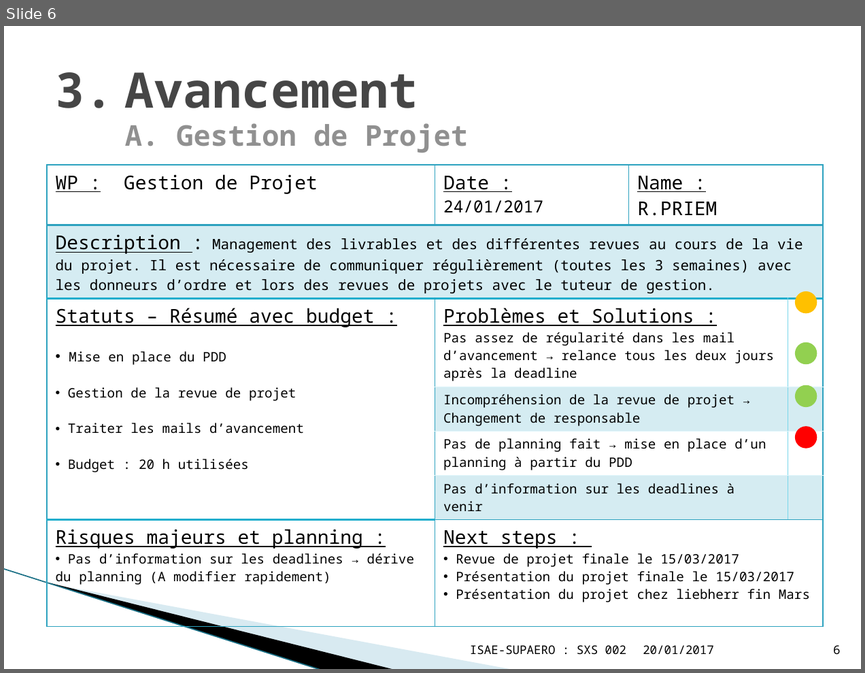
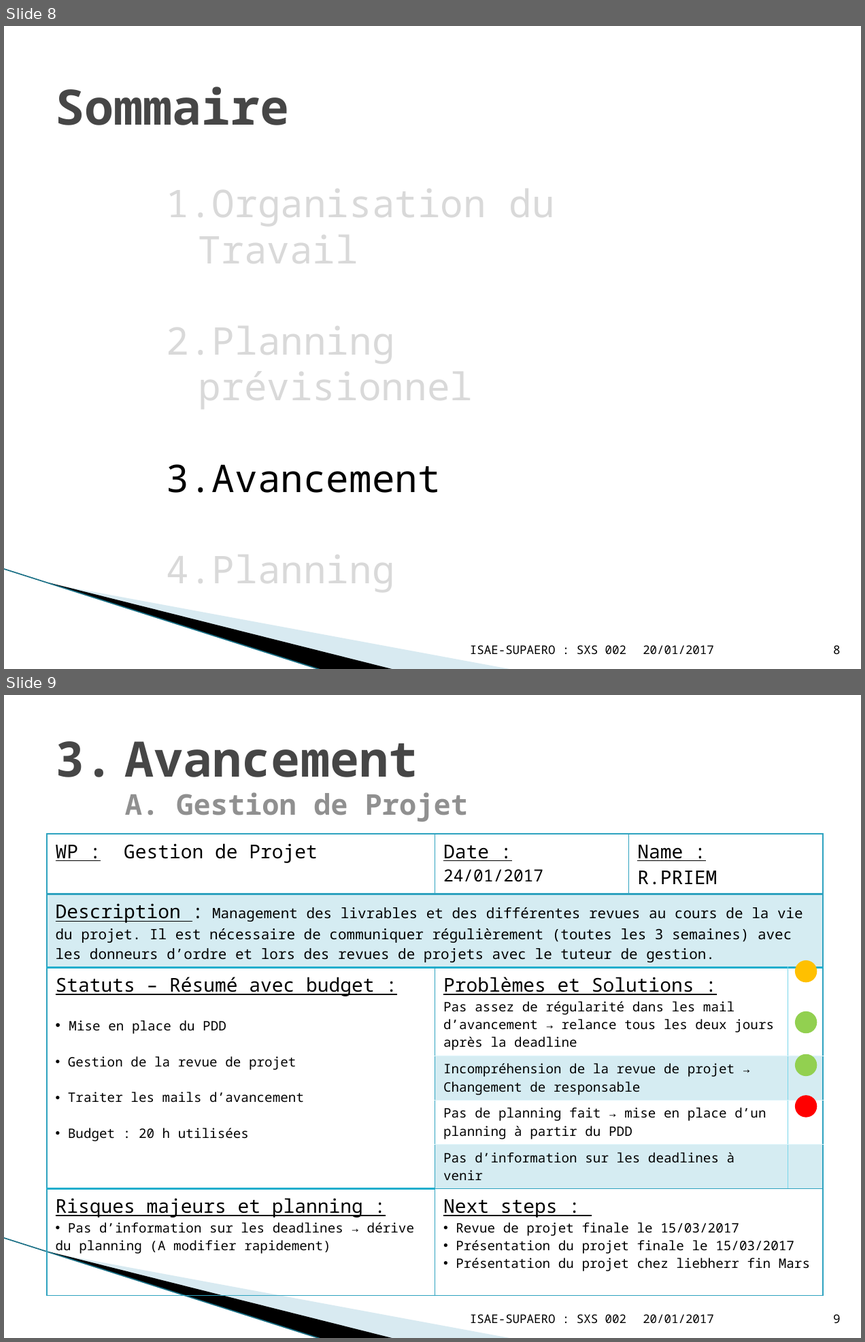
Before and after one commit to YuanxiangFranck/PIE_ISAE_Essais_Vol, a slide deck: gestion_projet/Project_Review03022017.pptx. Shown one above the other, each under a label of ours: slide 6 before the commit, slides 8 and 9 after it. The pictures are 865x673 and 865x1342 pixels, drawn with LibreOffice and Linux fonts; fonts in the diff are those of the drawing; background and template pictures are left out. Boxes give left, top, right and bottom in pixels: in the first picture for what was removed or moved away, otherwise in the second. Text is boxed around its words. In the diff, an @@ line names an element or a change of style, - is before the commit and + after.

Commit message:
MAJ PPT review + MAJ planning

```diff
--- a/gestion_projet/Project_Review03022017.pptx
+++ b/gestion_projet/Project_Review03022017.pptx
@@ slide 8 added at (4,26,861,669), background #FFFFFF; not listed: 3 template elements that a slide beside it also shows @@
@@ title added at (55,87,289,125), 41 pt, text #464646, bold @@
+Sommaire
@@ text added at (167,177,555,594), 32 pt, text #D9D9D9 @@
+1. Organisation du Travail
+2. Planning prévisionnel
+3. Avancement
+4. Planning
@@ text added at (470,645,626,654), 10 pt, text #000000 @@
+ISAE-SUPAERO : SXS 002
@@ text added at (643,645,714,654), 10 pt, text #000000 @@
+20/01/2017
@@ page number added at (833,645,840,654), 10 pt, text #000000 @@
+8
@@ what was slide 6 is now slide 9 @@
@@ page number at (833,1314,840,1323): text changed @@
-6
+9
```
Also in this commit, not shown: 7 slides changed, 7 other slides added, 4 other files.
